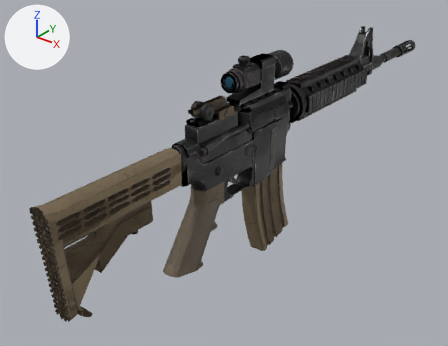
Renders of the glTF model assets/weapons/rifle/rifle.glb from each side of a commit.
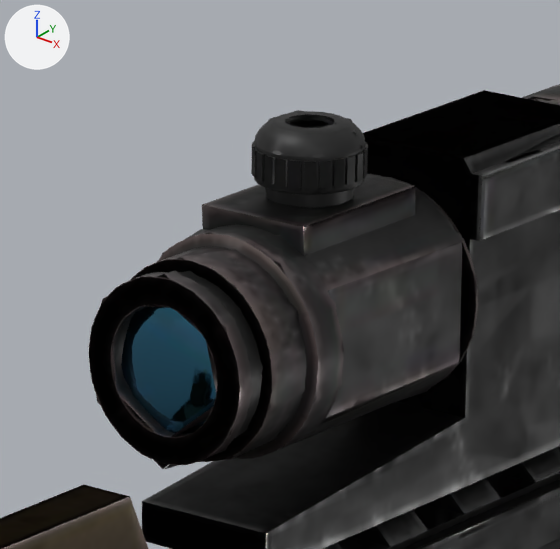
Old and new are each drawn whole from a 50 mm lens placed at (0.451, -0.591, 0.313), pointed at (-0.057, 0.044, -0.08) and again close up on the part from 47% to 61% of the width and 13% to 30% of the height. The lights are fixed; the arrows at upper left show +X, +Y and +Z. The older version's two pictures come first. Vertices at exactly the same position are counted once.

Objects in the first close-up: 'rifle_Gun', 'rifle_GunFull'.
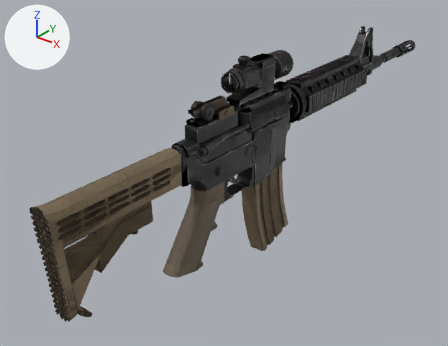
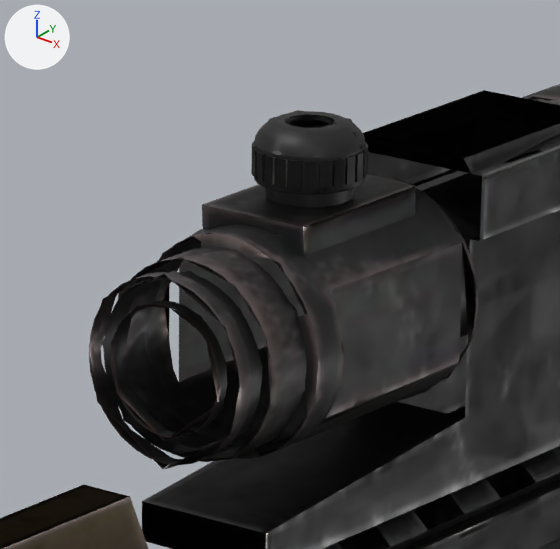
Where the change shows, as pixel boxes (x1, y1, x2, y2) in the close-ups (560 x 549 px):
part 1 of me_m4_grid_0, cut back: before (89, 152, 482, 465); after (101, 272, 167, 422)
part 2 of me_m4_grid_0_004, deleted: before (133, 259, 272, 462)
part 3 of me_m4_grid_0_004, cut back: before (89, 152, 472, 469); after (104, 190, 472, 469)

The change in detail:
me_m4_grid_0 is used by ob_rifle_gun; location (0.0, 0.0, 0.0).
me_m4_grid_0 had 14575 vertices, 27471 faces and spanned x -0.028..0.028, y -0.306..0.534, z -0.146..0.109.
me_m4_grid_0 now has 14499 vertices, 26965 faces and spans x -0.028..0.028, y -0.306..0.534, z -0.146..0.109.
Part 1, on me_m4_grid_0:
76 vertices are removed from x -0.01..0.008, y -0.018..0.035, z 0.074..0.094.
526 faces are deleted.
6 vertices move within x -0.01..-0.002, y -0.016, z 0.089..0.094.
20 new faces join them.
me_m4_grid_0_004 is used by ob_rifle_gunfull; location (0.0, 0.0, 0.0).
me_m4_grid_0_004 had 11169 vertices, 11298 faces and spanned x -0.028..0.028, y -0.306..0.534, z -0.19..0.109.
me_m4_grid_0_004 now has 10952 vertices, 11051 faces and spans x -0.028..0.028, y -0.306..0.534, z -0.19..0.109.
me_m4_grid_0_004 part 2: the loose piece of 37 vertices spanning x -0.014..0.014, y -0.013, z 0.068..0.096 is deleted.
Part 3, on me_m4_grid_0_004:
180 vertices are removed from x -0.014..0.014, y -0.018..0.035, z 0.068..0.098.
233 faces are deleted.
1 vertex moves within x 0.0, y -0.018, z 0.069.
23 new faces join them.
